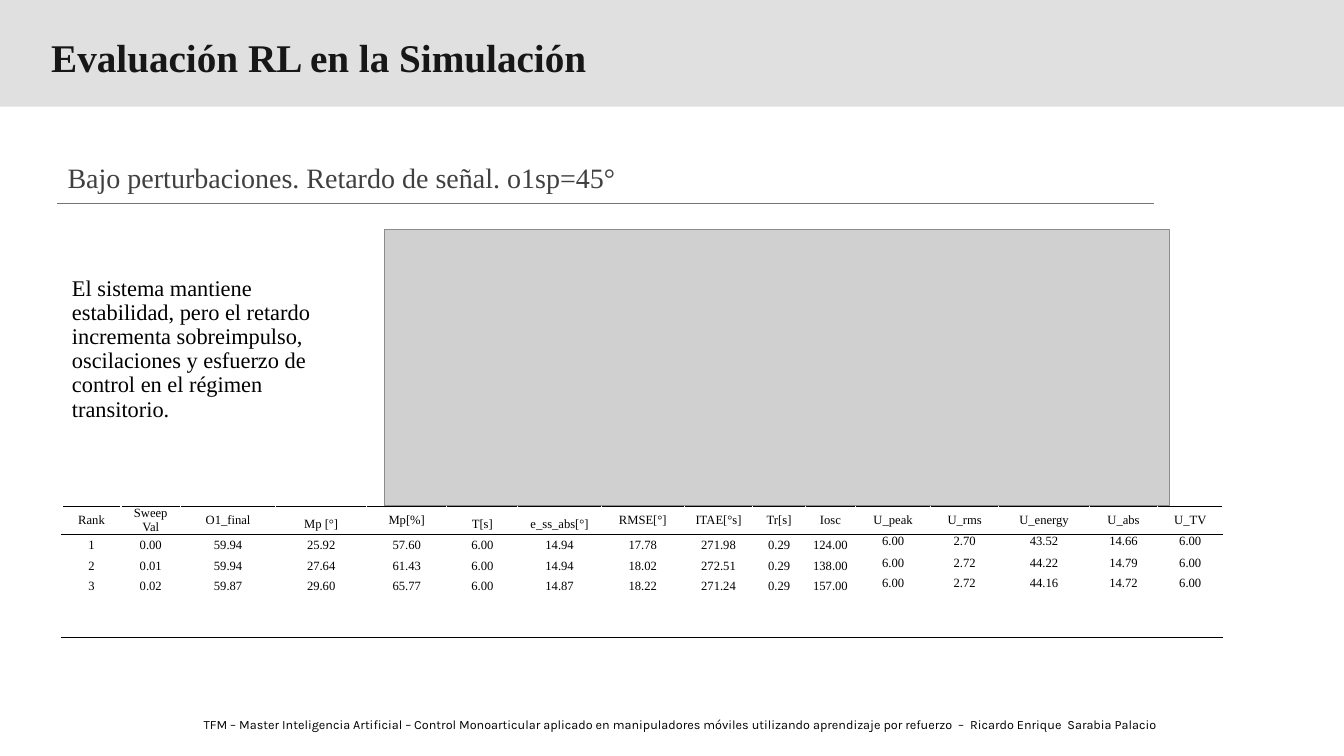
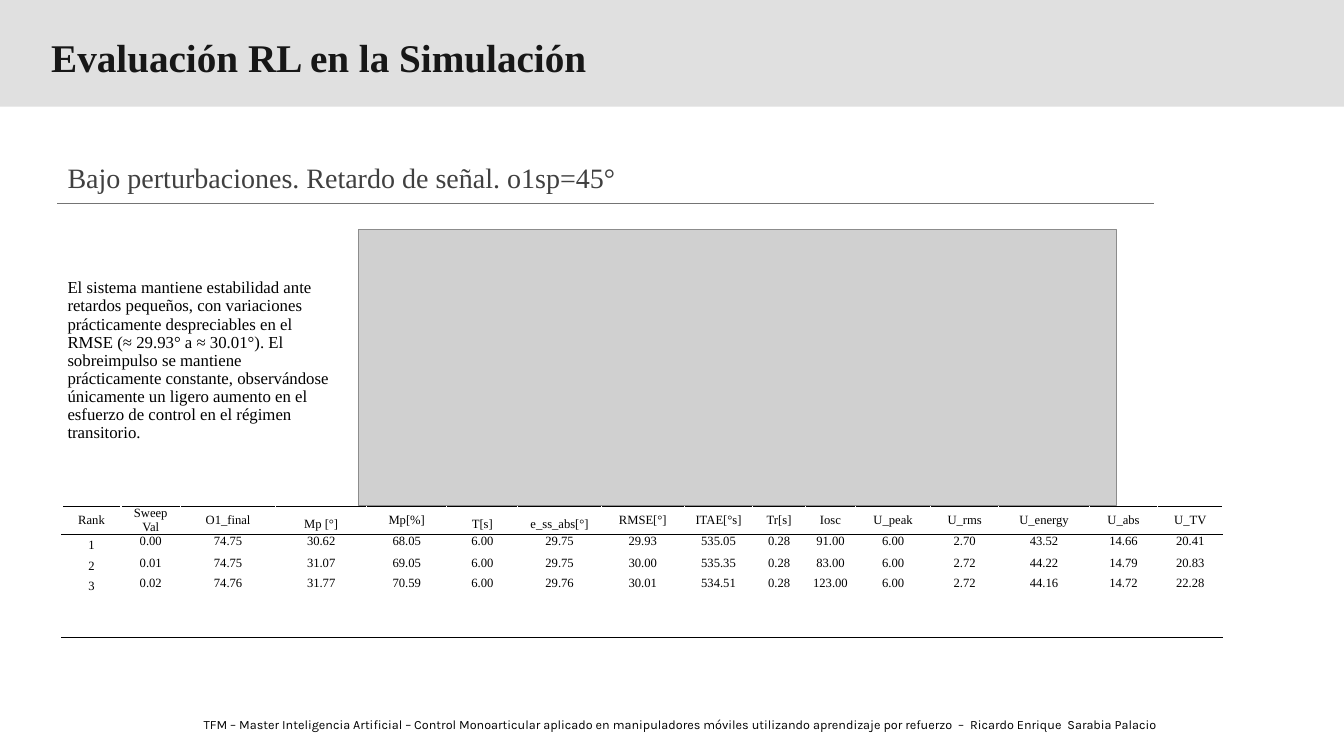
Before and after one commit to RichardSarabia/SimuladorBrazoLazaro_RLAgent_TFM_RicardoSarabia, a slide deck: slide 4 of Fase2/03_results/Evaluación AgenteRL_F2– Plataforma Inclinada.pptx. Drawn at 1344x756 pixels with LibreOffice and Linux fonts; fonts in the diff are those of the drawing; grey boxes stand for pictures; background and template pictures are left out. Boxes give left, top, right and bottom in pixels: in the first picture for what was removed or moved away, otherwise in the second. Text is boxed around its words. In the diff, an @@ line names an element or a change of style, - is before the commit and + after.

```diff
--- a/Fase2/03_results/Evaluación AgenteRL_F2– Plataforma Inclinada.pptx
+++ b/Fase2/03_results/Evaluación AgenteRL_F2– Plataforma Inclinada.pptx
@@ picture: place and size @@
-picture at [384, 229, 1170, 505]
+picture at [358, 229, 1117, 505]
@@ text at [68, 281, 328, 439]: text changed; size 16 to 12 pt @@
-El sistema mantiene estabilidad, pero el retardo incrementa sobreimpulso, oscilaciones y esfuerzo de control en el régimen transitorio.
+El sistema mantiene estabilidad ante retardos pequeños, con variaciones prácticamente despreciables en el RMSE (≈ 29.93° a ≈ 30.01°). El sobreimpulso se mantiene prácticamente constante, observándose únicamente un ligero aumento en el esfuerzo de control en el régimen transitorio.
@@ table at [62, 506, 1224, 639] @@
-row 2: 1 | 0.00 | 59.94 | 25.92 | 57.60 | 6.00 | 14.94 | 17.78 | 271.98 | 0.29 | 124.00 | 6.00 | 2.70 | 43.52 | 14.66 | 6.00
+row 2: 1 | 0.00 | 74.75 | 30.62 | 68.05 | 6.00 | 29.75 | 29.93 | 535.05 | 0.28 | 91.00 | 6.00 | 2.70 | 43.52 | 14.66 | 20.41
-row 3: 2 | 0.01 | 59.94 | 27.64 | 61.43 | 6.00 | 14.94 | 18.02 | 272.51 | 0.29 | 138.00 | 6.00 | 2.72 | 44.22 | 14.79 | 6.00
+row 3: 2 | 0.01 | 74.75 | 31.07 | 69.05 | 6.00 | 29.75 | 30.00 | 535.35 | 0.28 | 83.00 | 6.00 | 2.72 | 44.22 | 14.79 | 20.83
-row 4: 3 | 0.02 | 59.87 | 29.60 | 65.77 | 6.00 | 14.87 | 18.22 | 271.24 | 0.29 | 157.00 | 6.00 | 2.72 | 44.16 | 14.72 | 6.00
+row 4: 3 | 0.02 | 74.76 | 31.77 | 70.59 | 6.00 | 29.76 | 30.01 | 534.51 | 0.28 | 123.00 | 6.00 | 2.72 | 44.16 | 14.72 | 22.28
```
Also in this commit, not shown: 4 other slides changed, 7 other files.
